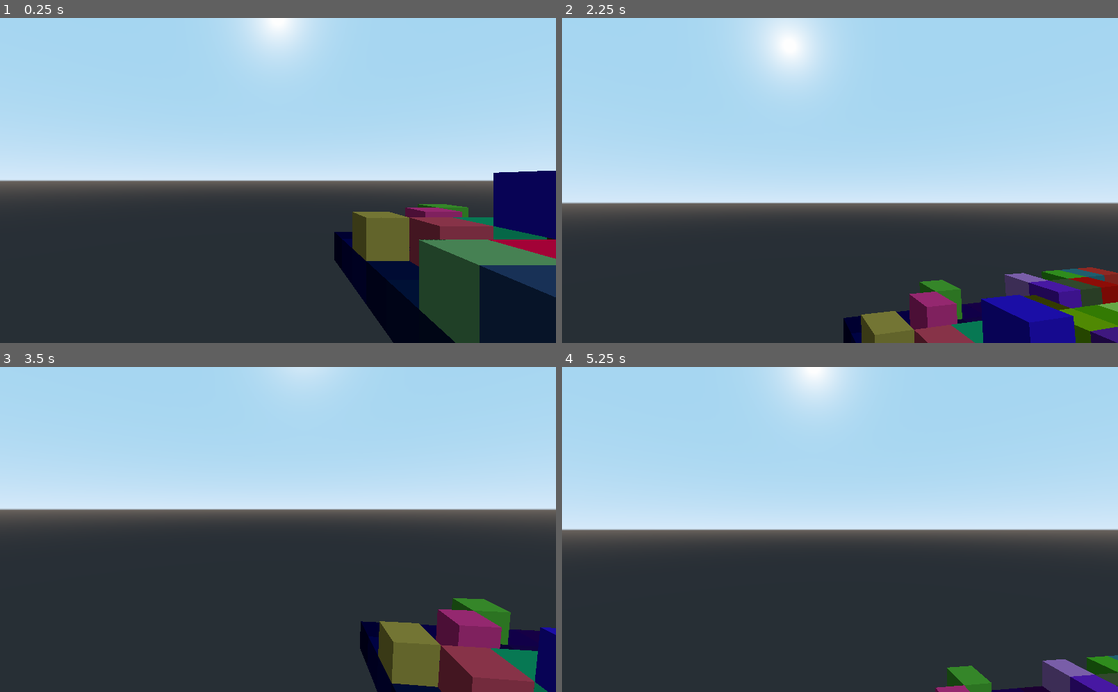
Above: before the commit, frames 1-4 (two rows, left to right).
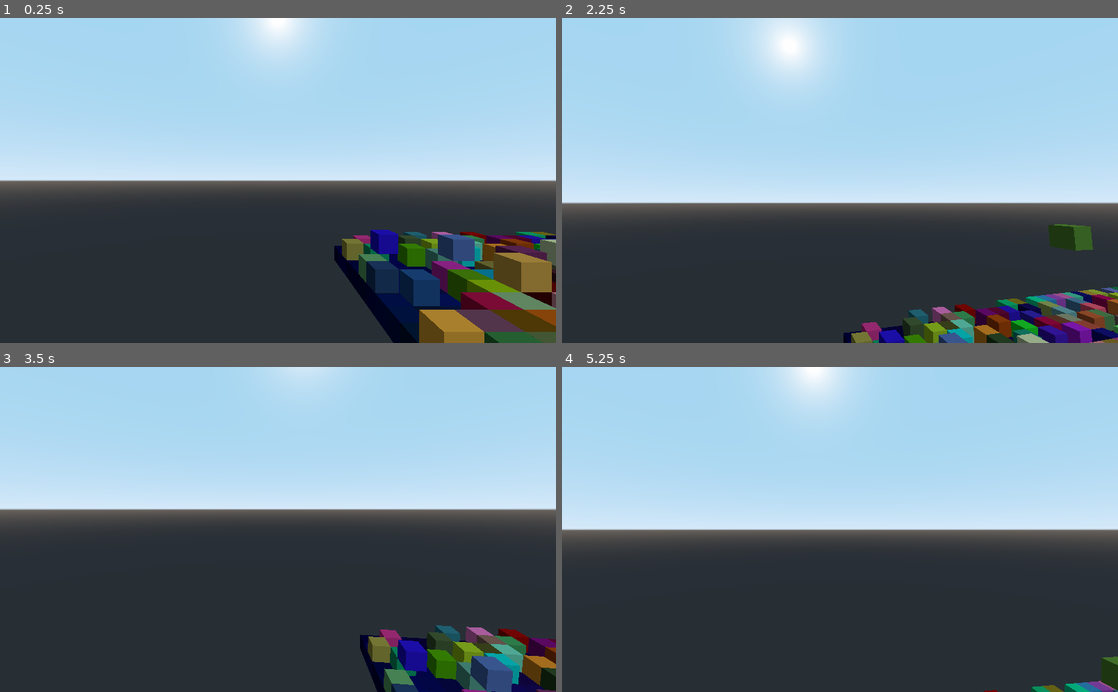
Above: after the commit, the same moments.

Repository: CrispyPin/voxel-raymarcher
Game: Godot game, scene res://main.tscn
Two runs of this game, one before a commit and one after it. Both use one fixed random seed, a clock stepped at 60 frames per second and the inputs below.
Inputs (mouse positions are in pixels of both pictures, inside the frame that each line leads up to):
- Up to frame 1 (0.25 s): no input
- Up to frame 2 (2.25 s): tap Enter at 0.5 s; move the mouse to (867, 180) at 0.52 s; hold Up (ui_up) from 0.53 s (still down); tap Space at 1.25 s; move the mouse to (812, 180) at 1.27 s; move the mouse to (851, 174) at 2.02 s
- Up to frame 3 (3.5 s): keep holding Up (ui_up); tap Enter at 2.75 s; move the mouse to (272, 536) at 2.77 s
- Up to frame 4 (5.25 s): keep holding Up (ui_up); tap Space at 3.5 s; move the mouse to (878, 532) at 3.52 s; move the mouse to (795, 526) at 4.27 s; tap Enter at 5 s; move the mouse to (845, 529) at 5.02 s

The runs differ from the first frame. In frame 1, 14% of the frame differs, in the area x 60-100%, y 47-100%; in frame 2, 8.6%; in frame 3, 7.6%; in frame 4, 2.0%.

Commit message:
add support for different voxel sizes

Diff:
--- a/cube-raymarch/chunk.gd
+++ b/cube-raymarch/chunk.gd
@@ -1,19 +1,23 @@
 extends MeshInstance
+
+export var voxel_count = 64
+export var voxel_size = 0.5
+var chunk_size = voxel_count * voxel_size;
 
 var voxels = Texture3D.new()
 var _voxel = Image.new()
 
 func _ready():
-	voxels.create(32, 32, 32, Image.FORMAT_RGBA8, 0)
+	voxels.create(voxel_count, voxel_count, voxel_count, Image.FORMAT_RGBA8, 0)
 	_voxel.create(1, 1, false, Image.FORMAT_RGBA8)
 
 	_voxel.lock()
 	_fill_raw(Color(0,0,0,0))
 
-	for x in range(32):
-		for z in range(32):
-			set_raw(x, 0, z, Color(x/32.0,z/32.0, randf()*0.25+0.25, 1))
-			set_raw(x, 31, z, Color(x/32.0,z/32.0, randf()*0.25+0.25, 1))
+	for x in range(voxel_count):
+		for z in range(voxel_count):
+			set_raw(x, 0, z, Color(x/64.0, z/64.0, randf()*0.25+0.25, 1))
+			set_raw(x, voxel_count-1, z, Color(x/64.0, z/64.0, randf()*0.25+0.25, 1))
 			if randf() < 0.4:
 				set_raw(x, 1, z, Color(randf(), randf(), randf(), 1))
 			if randf() < 0.05:
@@ -21,6 +25,9 @@
 
 	set_raw(8,8,8, Color(randf(), randf(), randf(), 1))
 
+	get_surface_material(0).set_shader_param("voxel_count", voxel_count)
+	get_surface_material(0).set_shader_param("voxel_size", voxel_size)
+	get_surface_material(0).set_shader_param("chunk_size", chunk_size)
 	get_surface_material(0).set_shader_param("voxels", voxels)
 
 func _process(_delta):
--- a/cube-raymarch/main_mat.tres
+++ b/cube-raymarch/main_mat.tres
@@ -4,3 +4,6 @@
 
 [resource]
 shader = ExtResource( 1 )
+shader_param/voxel_count = null
+shader_param/voxel_size = null
+shader_param/chunk_size = null
--- a/cube-raymarch/raymarch.shader
+++ b/cube-raymarch/raymarch.shader
@@ -2,40 +2,49 @@
 render_mode unshaded, cull_disabled;
 
 uniform sampler3D voxels;
+uniform float voxel_count;//voxels per chunk
+uniform float voxel_size;//size of voxels
+uniform float chunk_size;//size of chunk
+
 const vec3 sun_pos = vec3(3, 8, 5);
-const float grid_size = 32.;
 
 float mincomp(in vec3 p ) { return min(p.x,min(p.y,p.z));}
 float maxcomp(in vec3 p ) { return max(p.x,max(p.y,p.z));}
 float absmax(float a, float b) {
 	if (abs(a) > abs(b)) return a;
-	return b;
-}
+	return b;}
 float absmaxcomp(in vec3 p ) {return absmax(p.x, absmax(p.y, p.z));}
 
-vec4 get_voxel(vec3 pos) {
-	if (pos != clamp(pos, vec3(0), vec3(32))) return vec4(0);
-	return texture(voxels, pos / grid_size);
+vec3 world_to_voxel(vec3 wpos) {
+	return wpos/voxel_size;//todo add chunk offset
 }
 
-vec3 get_normal(vec3 pos) {
-	pos = fract(pos);
-	pos = normalize(pos - 0.5); // centered coords
+vec4 get_voxel(vec3 wpos) {
+	vec3 vsize = vec3(voxel_size);
+	vec3 vpos = world_to_voxel(wpos);
+	vpos = vpos - fract(vpos) + voxel_size*0.5;
+	if (vpos != clamp(vpos, vec3(0), vec3(voxel_count))) return vec4(0);
+	return texture(voxels, vpos / voxel_count);
+}
+
+vec3 get_normal(vec3 wpos) {
+	vec3 vpos = fract(world_to_voxel(wpos));
+	vpos = normalize(vpos - 0.5); // centered coords
 	vec3 norm;
-	if (pos.x == absmaxcomp(pos)) {
-		norm = vec3(1,0,0) * sign(pos.x);
+	if (vpos.x == absmaxcomp(vpos)) {
+		norm = vec3(1,0,0) * sign(vpos.x);
 	}
-	else if (pos.y == absmaxcomp(pos)) {
-		norm = vec3(0,1,0) * sign(pos.y);
+	else if (vpos.y == absmaxcomp(vpos)) {
+		norm = vec3(0,1,0) * sign(vpos.y);
 	}
 	else {
-		norm = vec3(0,0,1) * sign(pos.z);
+		norm = vec3(0,0,1) * sign(vpos.z);
 	}
 	return normalize(norm);
 }
 
 vec4 light_point(vec3 pos, int steps) {
-	vec4 col = get_voxel(pos - fract(pos)+0.5);
+	vec4 col = get_voxel(pos);
 	vec3 norm = get_normal(pos);
 	float sun_light = clamp(dot(norm, normalize(sun_pos)), 0, 1);
 	sun_light = max(sun_light, 0.0);
@@ -53,14 +62,16 @@
 	while (ray_len <= 100.0 && steps < 200 && p == clamp(p, -0.1, 32.1)) {
 		steps++;
 		p = ray_start + ray_len * ray_dir;
-		float solid = get_voxel(p - fract(p)+0.5).a;
+		float solid = get_voxel(p).a;
 		if (solid > 0.) {
 			hit_point = p;
 			hit = true;
 			dist = ray_len;
 			return;
 		}
-		vec3 deltas = (step(0, ray_dir) - fract(p)) / ray_dir;
+
+		vec3 deltas = (step(0, ray_dir) - fract(world_to_voxel(p))) / ray_dir;
+		deltas *= voxel_size;
 		ray_len += max(mincomp(deltas), 0.001);
 	}
 	hit = false;
